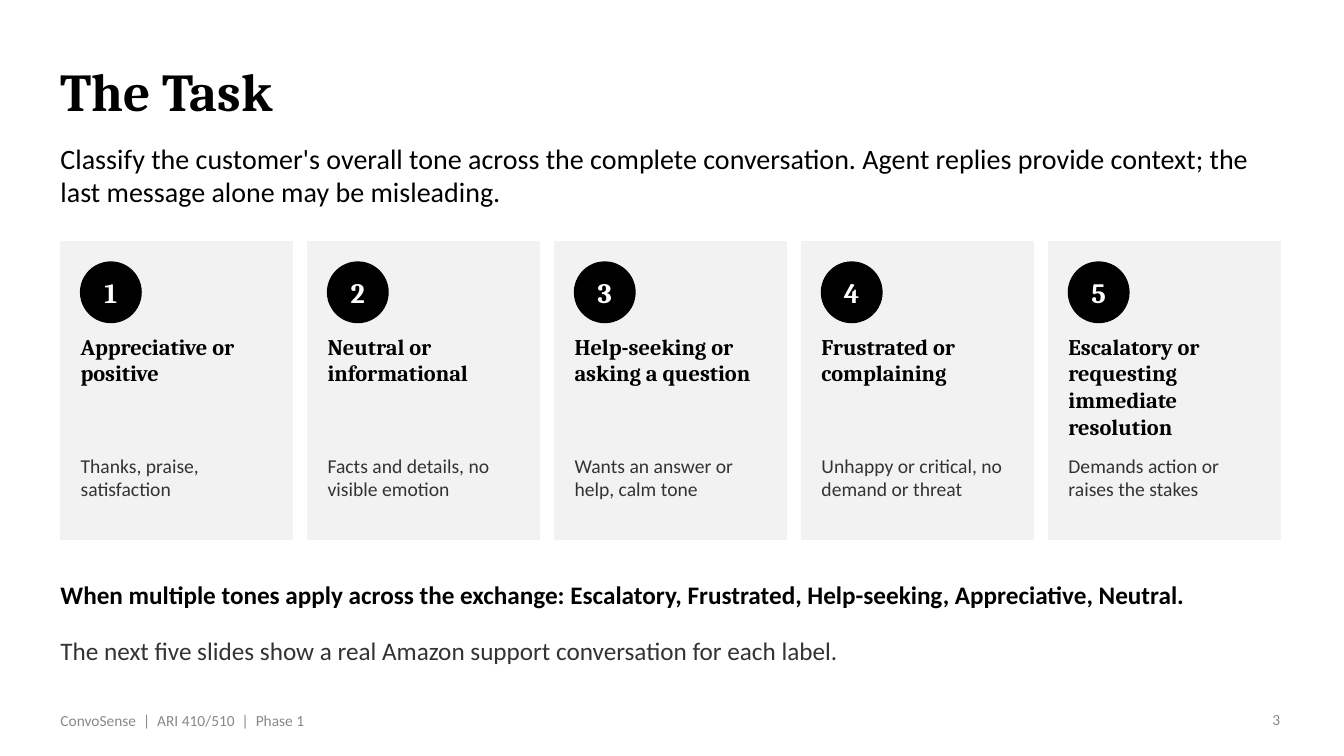
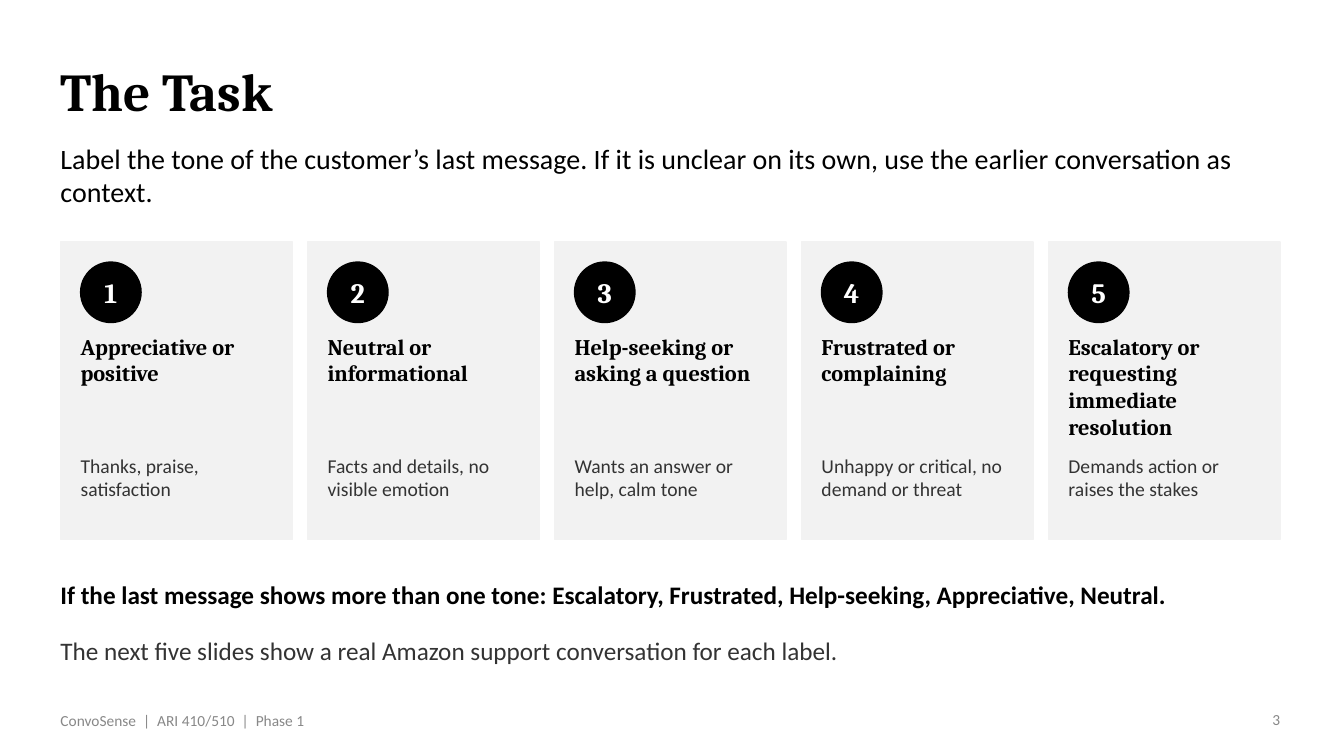
Before and after one commit to venkatrepaka-umich/ConvoSense, a slide deck: slide 3 of docs/Phase 1 PPT.pptx. Drawn at 1344x756 pixels with LibreOffice and Linux fonts; fonts in the diff are those of the drawing. Boxes give left, top, right and bottom in pixels: in the first picture for what was removed or moved away, otherwise in the second. Text is boxed around its words. In the diff, an @@ line names an element or a change of style, - is before the commit and + after.

```diff
--- a/docs/Phase 1 PPT.pptx
+++ b/docs/Phase 1 PPT.pptx
@@ text at box(60, 149, 1231, 203): text changed @@
-Classify the customer's overall tone across the complete conversation. Agent replies provide context; the last message alone may be misleading.
+Label the tone of the customer’s last message. If it is unclear on its own, use the earlier conversation as context.
@@ text at box(60, 586, 1165, 609): text changed @@
-When multiple tones apply across the exchange: Escalatory, Frustrated, Help-seeking, Appreciative, Neutral.
+If the last message shows more than one tone: Escalatory, Frustrated, Help-seeking, Appreciative, Neutral.
```
Also in this commit, not shown: 3 other slides changed, 2 other files.
